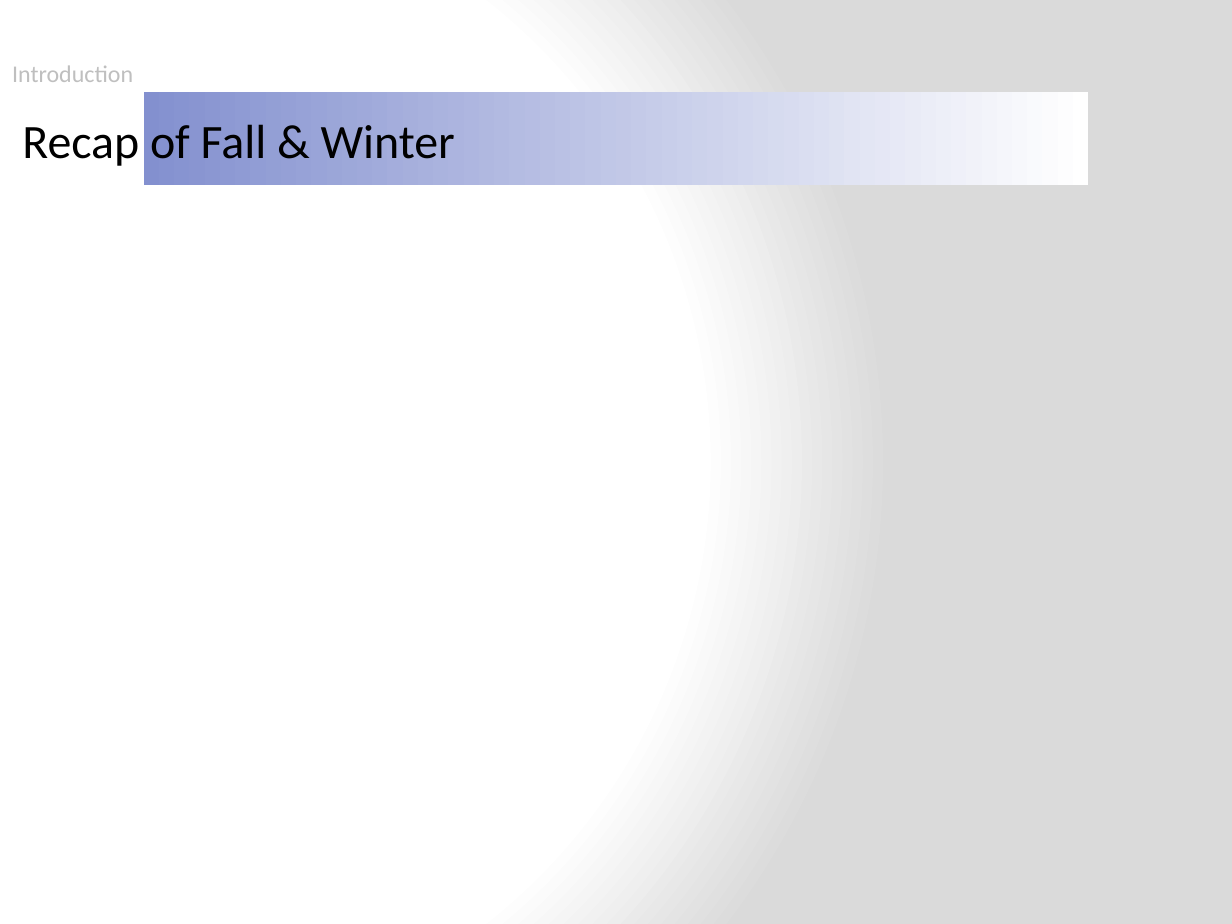
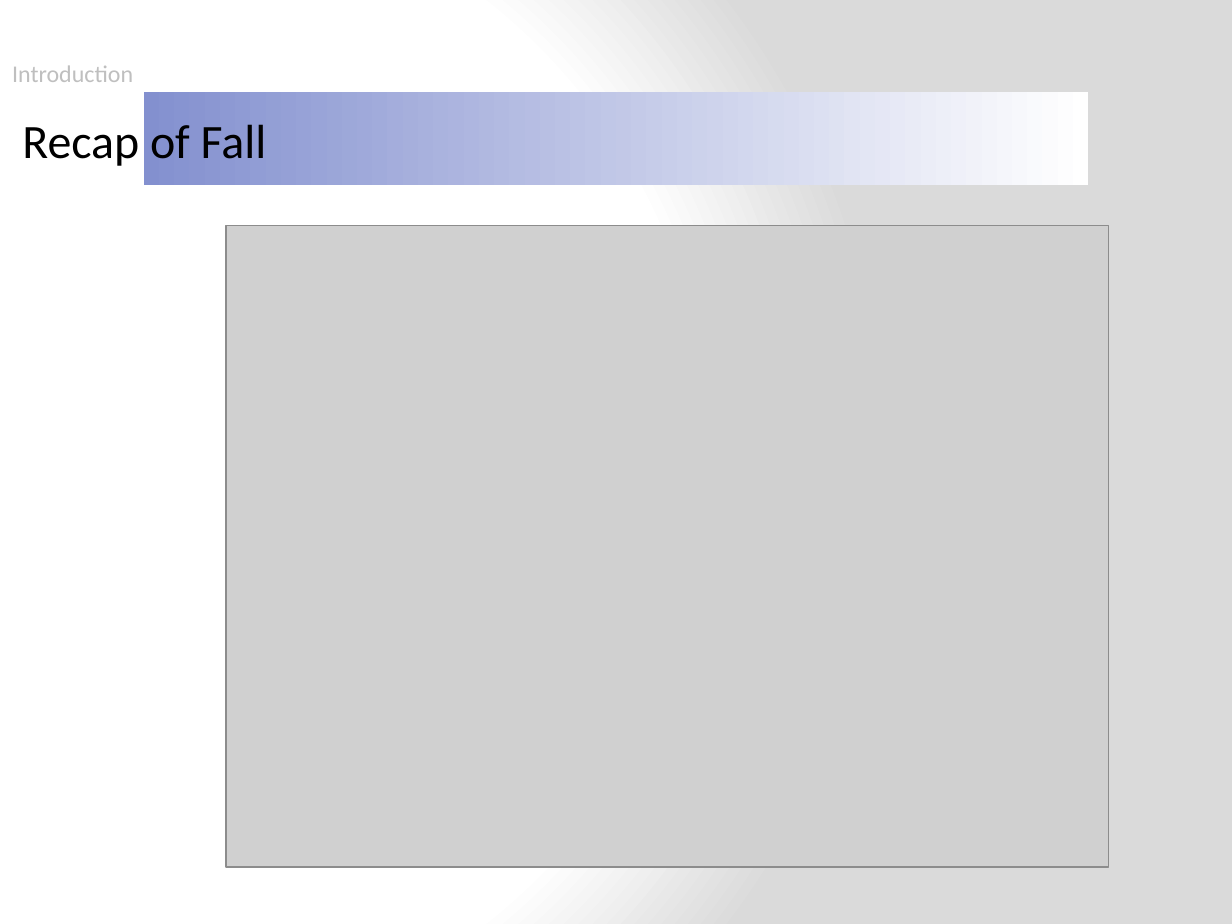
Before and after one commit to ruffsl/ROBO, a slide deck: slide 3 of Documentation/Final/Final Presentation.pptx. Drawn at 1232x924 pixels with LibreOffice and Linux fonts; fonts in the diff are those of the drawing; grey boxes stand for pictures; background and template pictures are left out. Boxes give left, top, right and bottom in pixels: in the first picture for what was removed or moved away, otherwise in the second. Text is boxed around its words. In the diff, an @@ line names an element or a change of style, - is before the commit and + after.

```diff
--- a/Documentation/Final/Final Presentation.pptx
+++ b/Documentation/Final/Final Presentation.pptx
@@ text at [22, 124, 267, 166]: text changed @@
-Recap of Fall & Winter
+Recap of Fall
@@ picture added at [225, 225, 1109, 866] @@
```
Also in this commit, not shown: 1 other slide changed, 2 slides added, 1 other file.
